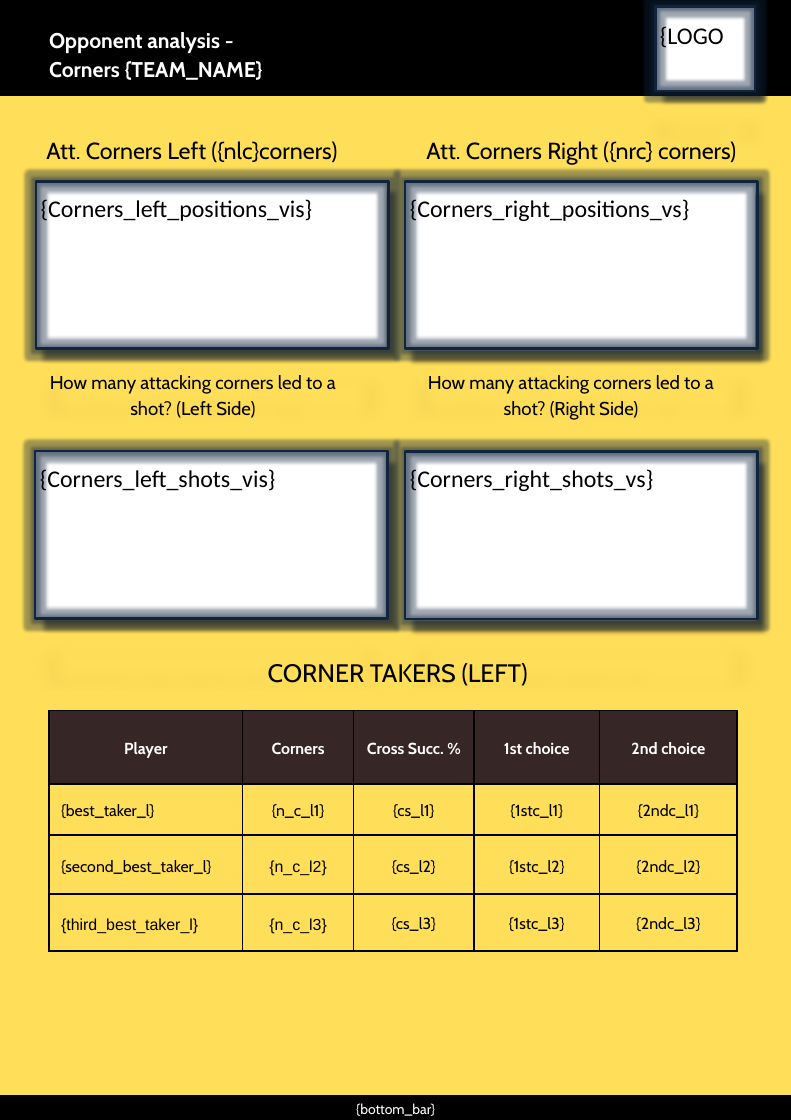
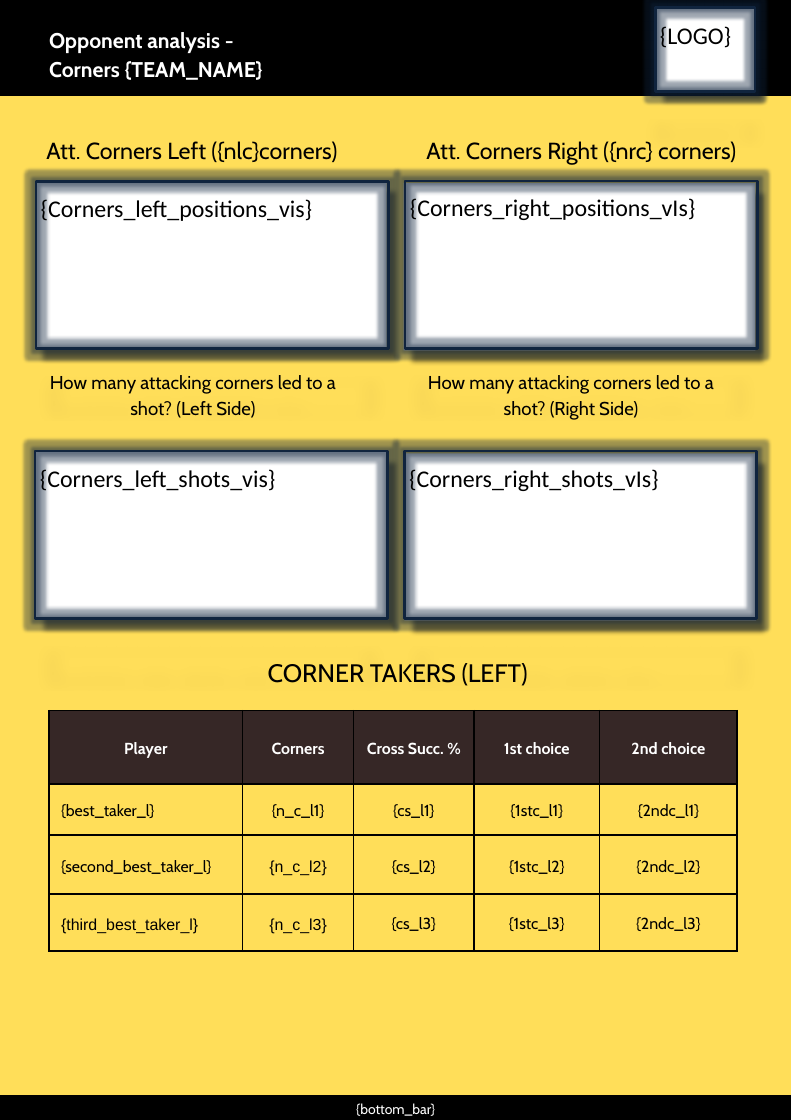
Before and after one commit to RoelandKramer/opp_analysis2, a slide deck: slide 1 of template_opp_analysis.pptx. Drawn at 791x1120 pixels with LibreOffice and Linux fonts; fonts in the diff are those of the drawing. Boxes give left, top, right and bottom in pixels: in the first picture for what was removed or moved away, otherwise in the second. Text is boxed around its words. In the diff, an @@ line names an element or a change of style, - is before the commit and + after.

```diff
--- a/template_opp_analysis.pptx
+++ b/template_opp_analysis.pptx
@@ text in rectangle at (x1=660, y1=24, x2=731, y2=51): text changed @@
-{LOGO
+{LOGO}
@@ text in rectangle at (x1=410, y1=196, x2=696, y2=223): text changed @@
-{Corners_right_positions_vs}
+{Corners_right_positions_vIs}
@@ text in rectangle at (x1=409, y1=466, x2=659, y2=493): text changed @@
-{Corners_right_shots_vs}
+{Corners_right_shots_vIs}
```
Also in this commit, not shown: 1 other slide changed.
